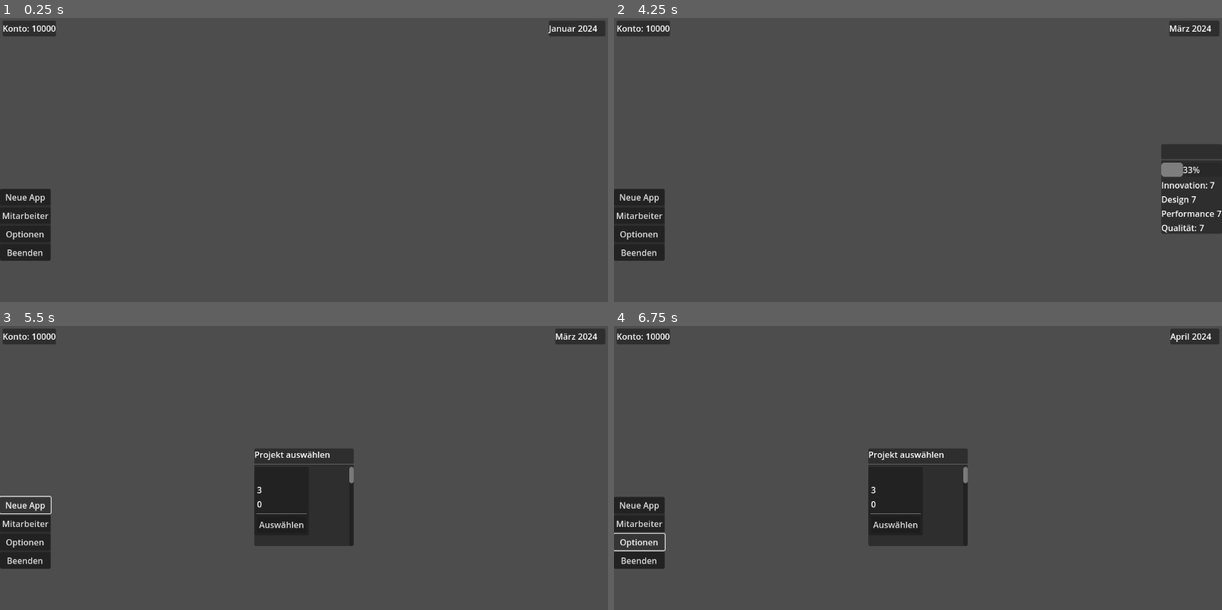
Above: before the commit, frames 1-4 (two rows, left to right).
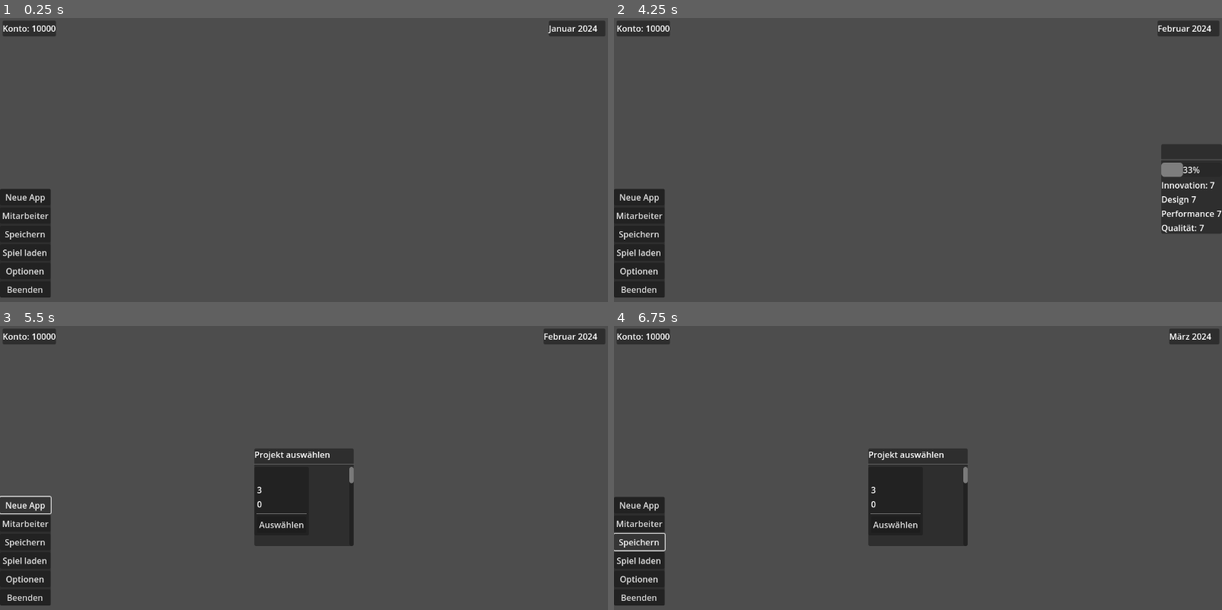
Above: after the commit, the same moments.

Repository: Randaleee/software-stories-prototyp
Game: Godot game, scene res://main.tscn
Two runs of this game, one before a commit and one after it. Both use one fixed random seed, a clock stepped at 60 frames per second and the inputs below.
Inputs (mouse positions are in pixels of both pictures, inside the frame that each line leads up to):
- Up to frame 1 (0.25 s): no input
- Up to frame 2 (4.25 s): click (638, 233) at 0.5 s, where only the run after the commit has a clickable "Speichern"; click (638, 253) at 1.25 s, where only the run after the commit has a clickable "Spiel laden"; click (638, 253) at 2 s, where only the run after the commit has a clickable "Spiel laden"; click "Neue App" at 2.75 s; click "Auswählen" at 3.5 s
- Up to frame 3 (5.5 s): click "Mitarbeiter" at 4.25 s; click "Neue App" at 5 s
- Up to frame 4 (6.75 s): click "Mitarbeiter" at 5.75 s; click (638, 541) at 6.5 s, where only the run after the commit has a clickable "Speichern"

The runs differ from the first frame. In frame 1, 1.2% of the frame differs, in the area x 0-9%, y 75-99%; in frame 2, 1.4%, in the area x 0-95%, y 1-99%; in frame 3, 1.4%; in frame 4, 1.3%.

Commit message:
Speicherlogik hinzugefügt

Diff:
--- a/Autoloads/GameManager.gd
+++ b/Autoloads/GameManager.gd
@@ -35,6 +35,31 @@
 
 	monat_vergangen.connect(entwickle_app)
 	app_fertiggestellt.connect(on_app_fertiggestellt)
+
+
+func save_game():
+	var saved_game:SavedGame = SavedGame.new()
+
+	saved_game.aktuelles_datum = aktuelles_datum
+	saved_game.angestellte_mitarbeiter = angestellte_mitarbeiter
+	saved_game.app_in_entwicklung = app_in_entwicklung
+	saved_game.geld = geld
+	saved_game.monate_vergangen_seit_projektstart = monate_vergangen_seit_projektstart
+	saved_game.verfügbare_apps = verfügbare_apps
+	saved_game.veröffentlichte_apps = veröffentlichte_apps
+
+	ResourceSaver.save(saved_game, "user://savegame.tres")
+
+func load_game():
+	var saved_game:SavedGame = load("user://savegame.tres")
+
+	aktuelles_datum = saved_game.aktuelles_datum
+	angestellte_mitarbeiter = saved_game.angestellte_mitarbeiter
+	app_in_entwicklung = saved_game.app_in_entwicklung
+	geld = saved_game.geld
+	monate_vergangen_seit_projektstart = saved_game.monate_vergangen_seit_projektstart
+	verfügbare_apps = saved_game.verfügbare_apps
+	veröffentlichte_apps = saved_game.veröffentlichte_apps
 
 # Zeitmanagement
 func starte_ingame_zeit():
--- a/UI/UI Ingame Menü/ingame_menü.gd
+++ b/UI/UI Ingame Menü/ingame_menü.gd
@@ -3,3 +3,11 @@
 
 func _on_neue_app_pressed() -> void:
 	UIManager.show_menu("app_auswahlmenü")
+
+
+func _on_speichern_pressed() -> void:
+	GameManager.save_game()
+
+
+func _on_spiel_laden_pressed() -> void:
+	GameManager.load_game()
--- a/UI/UI Ingame Menü/ingame_menü.tscn
+++ b/UI/UI Ingame Menü/ingame_menü.tscn
@@ -30,6 +30,14 @@
 layout_mode = 2
 text = "Mitarbeiter"
 
+[node name="Speichern" type="Button" parent="MarginContainer/VBoxContainer"]
+layout_mode = 2
+text = "Speichern"
+
+[node name="Spiel laden" type="Button" parent="MarginContainer/VBoxContainer"]
+layout_mode = 2
+text = "Spiel laden"
+
 [node name="Optionen" type="Button" parent="MarginContainer/VBoxContainer"]
 layout_mode = 2
 text = "Optionen"
@@ -39,3 +47,5 @@
 text = "Beenden"
 
 [connection signal="pressed" from="MarginContainer/VBoxContainer/Neue App" to="." method="_on_neue_app_pressed"]
+[connection signal="pressed" from="MarginContainer/VBoxContainer/Speichern" to="." method="_on_speichern_pressed"]
+[connection signal="pressed" from="MarginContainer/VBoxContainer/Spiel laden" to="." method="_on_spiel_laden_pressed"]
--- /dev/null
+++ b/saved_game.gd
@@ -0,0 +1,10 @@
+class_name SavedGame
+extends Resource
+
+@export var aktuelles_datum: Dictionary = {"monat": 0, "jahr": 2024}
+@export var geld: int = 10000
+@export var angestellte_mitarbeiter: Array[Mitarbeiter] = []
+@export var app_in_entwicklung: App = null
+@export var verfügbare_apps: Array[App] = []
+@export var veröffentlichte_apps: Array[App] = []
+@export var monate_vergangen_seit_projektstart: int
